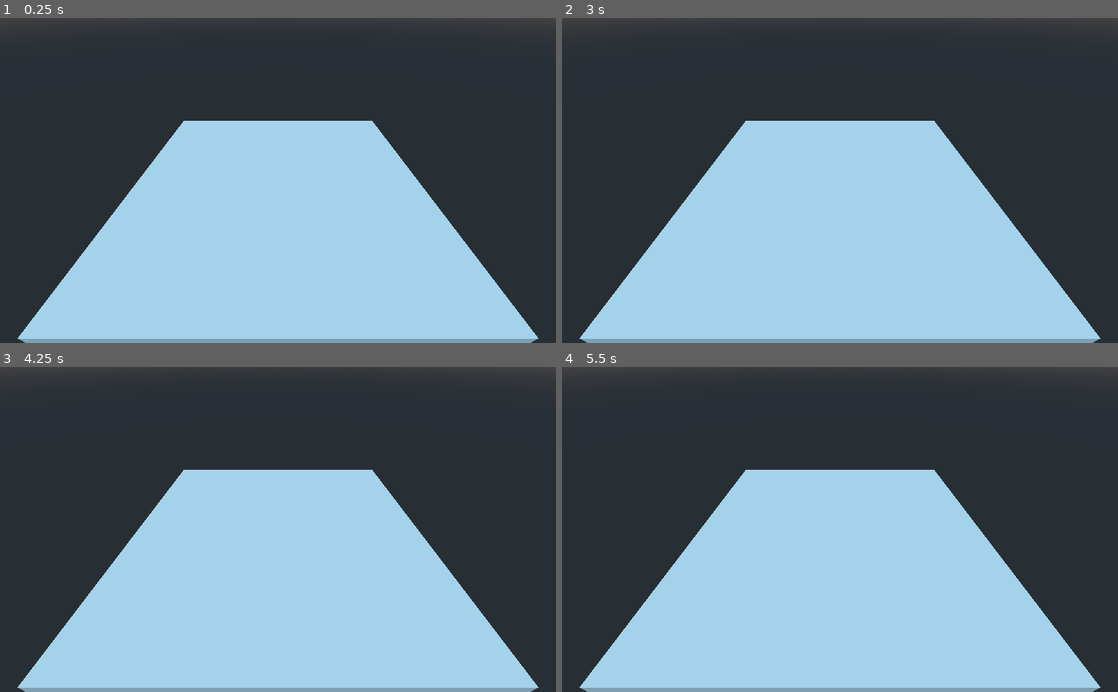
Above: before the commit, frames 1-4 (two rows, left to right).
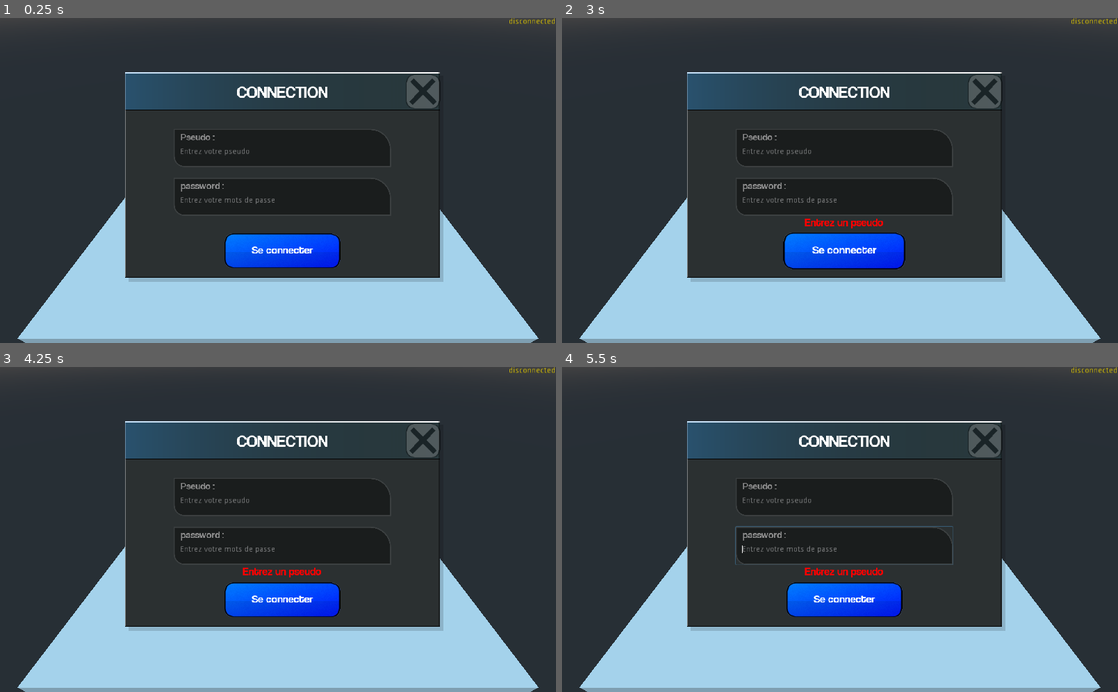
Above: after the commit, the same moments.

Repository: CFProjet/SpiritKingdom
Game: Godot game, scene res://scene/map/test.tscn
Two runs of this game, one before a commit and one after it. Both use one fixed random seed, a clock stepped at 60 frames per second and the inputs below.
Inputs (mouse positions are in pixels of both pictures, inside the frame that each line leads up to):
- Up to frame 1 (0.25 s): no input
- Up to frame 2 (3 s): tap Enter at 0.5, 2 s; move the mouse to (962, 164) at 0.52 s; click (962, 164) at 0.67 s; tap Space at 1.25, 2.75 s; move the mouse to (728, 196) at 1.27 s; click (728, 196) at 1.42 s; move the mouse to (895, 109) at 2.02 s; click (895, 109) at 2.17 s; move the mouse to (812, 245) at 2.77 s; click (812, 245) at 2.92 s
- Up to frame 3 (4.25 s): tap Enter at 3.5 s; move the mouse to (444, 578) at 3.52 s; click (444, 578) at 3.67 s
- Up to frame 4 (5.5 s): tap Space at 4.25 s; move the mouse to (673, 480) at 4.27 s; click (673, 480) at 4.42 s; move the mouse to (867, 529) at 5.02 s; click (867, 529) at 5.17 s

The runs differ from the first frame. In frame 1, 29% of the frame differs, in the area x 22-100%, y 0-82%; in frame 2, 29%; in frame 3, 29%; in frame 4, 29%.

Commit message:
login client

Diff:
--- a/game/project.godot
+++ b/game/project.godot
@@ -19,6 +19,11 @@
 run/main_scene="res://scene/map/test.tscn"
 config/icon="res://icon.png"
 
+[autoload]
+
+WS="*res://script/web_socket.gd"
+CServer="*res://script/client_server.gd"
+
 [rendering]
 
 environment/default_environment="res://default_env.tres"
--- /dev/null
+++ b/game/scene/map/connectionPopup.gd
@@ -0,0 +1,96 @@
+extends Node2D
+
+onready var closeSprite = get_node("btnClose");
+onready var DoneBtn = get_node("doneBtn");
+
+onready var errorTxt = get_node("error");
+onready var pseudoTxt = get_node("pseudo");
+onready var passwordTxt = get_node("password");
+
+var alphaNum : String = "abcdefghijklmnopqrstuvwxyz0123456789_ABCDEFGHIJKLMNOPQRSTUVWXYZ";
+
+signal onConnected
+signal onClosePopup
+
+func _ready():
+	pass # Replace with function body.
+
+
+
+func connection():
+	errorTxt.visible = false;
+	var pseudo = pseudoTxt.text;
+	var password = passwordTxt.text;
+
+	var errorStr = null;
+
+	# CHECK PSEUDO LENGTH
+	if pseudo.length() == 0:
+		errorStr = "Entrez un pseudo";
+	elif pseudo.length() < 4:
+		errorStr = "Pseudo : Trop court";
+	elif pseudo.length() > 15:
+		errorStr = "Pseudo : Trop long";
+
+	# CHECK VALIDE CHAR:
+	if errorStr == null:
+		var i = 0;
+		while i < pseudo.length():
+			var c = pseudo[i];
+			if alphaNum.find(c) < 0:
+				errorStr = "Pseudo : Invalide char ( " + c + " )";
+				break;
+			i += 1;
+
+
+
+	# CHECK PASSWORD LENGTH
+	if errorStr == null:
+		if password.length() == 0:
+			errorStr = "Entrez un password";
+		elif password.length() < 6:
+			errorStr = "Password : Trop court";
+
+	var hashPass = password.sha256_text();
+
+	if errorStr:
+		errorTxt.bbcode_text = "[center]" + errorStr;
+		errorTxt.visible = true;
+	else:
+		CServer.login(pseudo, hashPass, funcref(self, "onLogin"));
+
+func onLogin(serverObj):
+	if serverObj.has("error"):
+		errorTxt.bbcode_text = "[center]" + serverObj.errorStr;
+		errorTxt.visible = true;
+	else:
+		emit_signal("onConnected", serverObj);
+		queue_free();
+
+func onClickBtnDone(event : InputEvent):
+	if event is InputEventMouseButton && event.is_pressed() && event.button_index == BUTTON_LEFT:
+		connection();
+
+
+func _on_btn_close_gui_input(event : InputEvent):
+	if event is InputEventMouseButton && event.is_pressed() && event.button_index == BUTTON_LEFT:
+		emit_signal("onClosePopup");
+		queue_free();
+
+
+func _on_btn_close_mouse_entered():
+	closeSprite.modulate.a = 1;
+
+
+func _on_btn_close_mouse_exited():
+	closeSprite.modulate.a = 0.6;
+
+
+func _on_doneBtn_mouse_entered():
+	DoneBtn.scale.x = 1.05;
+	DoneBtn.scale.y = 1.05;
+
+
+func _on_DoneBtn_mouse_exited():
+	DoneBtn.scale.x = 1;
+	DoneBtn.scale.y = 1;
--- /dev/null
+++ b/game/scene/map/connectionState.gd
@@ -0,0 +1,6 @@
+extends Node2D
+
+onready var text = get_node("RichTextLabel");
+
+func _process(delta):
+	text.bbcode_text = "[right]" + CServer.getConnectionState();
--- a/game/scene/map/test.tscn
+++ b/game/scene/map/test.tscn
@@ -1,4 +1,9 @@
-[gd_scene load_steps=3 format=2]
+[gd_scene load_steps=16 format=2]
+
+[ext_resource path="res://scene/map/connectionState.gd" type="Script" id=1]
+[ext_resource path="res://scene/map/connectionPopup.gd" type="Script" id=2]
+[ext_resource path="res://assets/images/interface/btn_blue.png" type="Texture" id=3]
+[ext_resource path="res://assets/images/interface/close_btn_x64.png" type="Texture" id=4]
 
 [sub_resource type="CubeMesh" id=1]
 size = Vector3( 20, 2, 20 )
@@ -6,9 +11,50 @@
 [sub_resource type="BoxShape" id=2]
 extents = Vector3( 10, 1, 10 )
 
+[sub_resource type="Gradient" id=9]
+colors = PoolColorArray( 0.160784, 0.592157, 0.968627, 0.262745, 0, 0, 0, 0 )
+
+[sub_resource type="GradientTexture" id=10]
+gradient = SubResource( 9 )
+width = 580
+
+[sub_resource type="DynamicFontData" id=3]
+font_path = "res://assets/fonts/normal.ttf"
+
+[sub_resource type="DynamicFont" id=4]
+size = 30
+font_data = SubResource( 3 )
+
+[sub_resource type="StyleBoxFlat" id=11]
+content_margin_left = 12.0
+content_margin_top = 17.0
+bg_color = Color( 0, 0, 0, 0.4 )
+border_width_left = 2
+border_width_top = 2
+border_width_right = 2
+border_width_bottom = 2
+border_color = Color( 0.8, 0.8, 0.8, 0.0941176 )
+corner_radius_top_right = 37
+corner_radius_bottom_left = 19
+
+[sub_resource type="DynamicFontData" id=5]
+font_path = "res://assets/fonts/normal.ttf"
+
+[sub_resource type="DynamicFont" id=6]
+size = 18
+font_data = SubResource( 5 )
+
+[sub_resource type="DynamicFontData" id=7]
+font_path = "res://assets/fonts/normal.ttf"
+
+[sub_resource type="DynamicFont" id=8]
+size = 20
+font_data = SubResource( 7 )
+
 [node name="test" type="Spatial"]
 
 [node name="StaticBody" type="StaticBody" parent="."]
+editor/display_folded = true
 
 [node name="MeshInstance" type="MeshInstance" parent="StaticBody"]
 mesh = SubResource( 1 )
@@ -19,3 +65,202 @@
 
 [node name="Camera" type="Camera" parent="."]
 transform = Transform( 1, 0, 0, 0, 0.78523, 0.619204, 0, -0.619204, 0.78523, 0, 11.2851, 13.24 )
+
+[node name="UID" type="CanvasLayer" parent="."]
+editor/display_folded = true
+
+[node name="connectionState" type="Node2D" parent="UID"]
+editor/display_folded = true
+position = Vector2( 1024, 0 )
+script = ExtResource( 1 )
+
+[node name="RichTextLabel" type="RichTextLabel" parent="UID/connectionState"]
+margin_left = -231.0
+margin_right = -1.0
+margin_bottom = 27.0
+mouse_filter = 2
+custom_colors/default_color = Color( 1, 0.890196, 0, 1 )
+bbcode_enabled = true
+bbcode_text = "[right]Connection state
+"
+text = "Connection state
+"
+scroll_active = false
+
+[node name="connectionPopup" type="Node2D" parent="UID"]
+editor/display_folded = true
+position = Vector2( 230, 100 )
+script = ExtResource( 2 )
+
+[node name="style" type="Node2D" parent="UID/connectionPopup"]
+editor/display_folded = true
+__meta__ = {
+"_edit_group_": true,
+"_edit_lock_": true
+}
+
+[node name="ColorRect3" type="ColorRect" parent="UID/connectionPopup/style"]
+margin_left = 7.0
+margin_top = 7.0
+margin_right = 587.0
+margin_bottom = 387.0
+color = Color( 0, 0, 0, 0.145098 )
+
+[node name="ColorRect" type="ColorRect" parent="UID/connectionPopup/style"]
+margin_right = 580.0
+margin_bottom = 380.0
+color = Color( 0.172549, 0.192157, 0.196078, 1 )
+
+[node name="ColorRect2" type="ColorRect" parent="UID/connectionPopup/style"]
+margin_right = 580.0
+margin_bottom = 70.0
+color = Color( 0.164706, 0.227451, 0.243137, 1 )
+
+[node name="ColorRect4" type="ColorRect" parent="UID/connectionPopup/style"]
+margin_top = 69.0
+margin_right = 580.0
+margin_bottom = 71.0
+color = Color( 0, 0, 0, 1 )
+
+[node name="ColorRect6" type="ColorRect" parent="UID/connectionPopup/style"]
+margin_right = 580.0
+margin_bottom = 2.0
+
+[node name="ColorRect7" type="ColorRect" parent="UID/connectionPopup/style"]
+margin_right = 2.0
+margin_bottom = 379.0
+color = Color( 1, 1, 1, 0.392157 )
+
+[node name="ColorRect8" type="ColorRect" parent="UID/connectionPopup/style"]
+margin_left = 578.0
+margin_right = 580.0
+margin_bottom = 379.0
+color = Color( 0, 0, 0, 0.392157 )
+
+[node name="ColorRect5" type="ColorRect" parent="UID/connectionPopup/style"]
+margin_top = 378.0
+margin_right = 580.0
+margin_bottom = 380.0
+color = Color( 0, 0, 0, 1 )
+
+[node name="Sprite" type="Sprite" parent="UID/connectionPopup/style"]
+scale = Vector2( 1, 68.604 )
+texture = SubResource( 10 )
+centered = false
+
+[node name="title" type="RichTextLabel" parent="UID/connectionPopup"]
+margin_top = 17.0
+margin_right = 580.0
+margin_bottom = 59.0
+custom_fonts/normal_font = SubResource( 4 )
+bbcode_enabled = true
+bbcode_text = "[center]CONNECTION"
+text = "CONNECTION"
+scroll_active = false
+__meta__ = {
+"_edit_lock_": true
+}
+
+[node name="pseudo" type="LineEdit" parent="UID/connectionPopup"]
+editor/display_folded = true
+margin_left = 89.5367
+margin_top = 104.537
+margin_right = 489.537
+margin_bottom = 174.537
+custom_styles/normal = SubResource( 11 )
+max_length = 14
+placeholder_text = "Entrez votre pseudo"
+__meta__ = {
+"_edit_group_": true
+}
+
+[node name="label" type="RichTextLabel" parent="UID/connectionPopup/pseudo"]
+margin_left = 13.0
+margin_top = 3.0
+margin_right = 405.0
+margin_bottom = 43.0
+mouse_filter = 2
+custom_fonts/normal_font = SubResource( 6 )
+custom_colors/default_color = Color( 0.552941, 0.552941, 0.552941, 1 )
+text = "Pseudo :"
+scroll_active = false
+
+[node name="password" type="LineEdit" parent="UID/connectionPopup"]
+editor/display_folded = true
+margin_left = 89.5367
+margin_top = 194.537
+margin_right = 489.537
+margin_bottom = 264.537
+custom_styles/normal = SubResource( 11 )
+max_length = 14
+secret = true
+placeholder_text = "Entrez votre mots de passe"
+__meta__ = {
+"_edit_group_": true
+}
+
+[node name="label" type="RichTextLabel" parent="UID/connectionPopup/password"]
+margin_left = 13.0
+margin_top = 3.0
+margin_right = 405.0
+margin_bottom = 43.0
+mouse_filter = 2
+custom_fonts/normal_font = SubResource( 6 )
+custom_colors/default_color = Color( 0.552941, 0.552941, 0.552941, 1 )
+text = "password :"
+scroll_active = false
+
+[node name="error" type="RichTextLabel" parent="UID/connectionPopup"]
+visible = false
+margin_top = 264.0
+margin_right = 580.0
+margin_bottom = 306.0
+mouse_filter = 2
+custom_fonts/normal_font = SubResource( 8 )
+custom_colors/default_color = Color( 1, 0, 0, 1 )
+bbcode_enabled = true
+bbcode_text = "[center]ERROR"
+text = "ERROR"
+scroll_active = false
+
+[node name="doneBtn" type="Sprite" parent="UID/connectionPopup"]
+position = Vector2( 290, 330 )
+texture = ExtResource( 3 )
+
+[node name="doneBtn" type="Control" parent="UID/connectionPopup/doneBtn"]
+margin_left = -107.0
+margin_top = -28.0
+margin_right = 107.0
+margin_bottom = 32.0
+
+[node name="title" type="RichTextLabel" parent="UID/connectionPopup/doneBtn"]
+margin_left = -104.0
+margin_top = -15.0
+margin_right = 105.0
+margin_bottom = 27.0
+mouse_filter = 2
+custom_fonts/normal_font = SubResource( 8 )
+custom_colors/default_color = Color( 1, 1, 1, 1 )
+bbcode_enabled = true
+bbcode_text = "[center]Se connecter"
+text = "Se connecter"
+scroll_active = false
+
+[node name="look" type="Node" parent="UID/connectionPopup"]
+editor/display_folded = true
+
+[node name="btnClose" type="Sprite" parent="UID/connectionPopup"]
+modulate = Color( 1, 1, 1, 0.360784 )
+position = Vector2( 517, 4 )
+texture = ExtResource( 4 )
+centered = false
+
+[node name="btn_close" type="Control" parent="UID/connectionPopup/btnClose"]
+margin_right = 64.0
+margin_bottom = 64.0
+[connection signal="gui_input" from="UID/connectionPopup/doneBtn/doneBtn" to="UID/connectionPopup" method="onClickBtnDone"]
+[connection signal="mouse_entered" from="UID/connectionPopup/doneBtn/doneBtn" to="UID/connectionPopup" method="_on_doneBtn_mouse_entered"]
+[connection signal="mouse_exited" from="UID/connectionPopup/doneBtn/doneBtn" to="UID/connectionPopup" method="_on_DoneBtn_mouse_exited"]
+[connection signal="gui_input" from="UID/connectionPopup/btnClose/btn_close" to="UID/connectionPopup" method="_on_btn_close_gui_input"]
+[connection signal="mouse_entered" from="UID/connectionPopup/btnClose/btn_close" to="UID/connectionPopup" method="_on_btn_close_mouse_entered"]
+[connection signal="mouse_exited" from="UID/connectionPopup/btnClose/btn_close" to="UID/connectionPopup" method="_on_btn_close_mouse_exited"]
--- /dev/null
+++ b/game/script/client_server.gd
@@ -0,0 +1,40 @@
+extends Node
+
+const TAG_LOGIN = "TAG_LOGIN";
+
+
+var _onLoginCB = null;
+var _loged = false;
+var connected = false;
+
+var serverURL : String = "192.168.1.100:7788";
+
+func _ready():
+	WS.connect("onConnected", self, "onConnectedToServer");
+	WS.connect("onConnectionClosed", self, "onConnectionClosed");
+	WS.startConnection(serverURL);
+
+func getConnectionState():
+	if !connected:
+		return "disconnected";
+	elif !_loged:
+		return "connected to server";
+	else:
+		return "logged to server";
+
+func onConnectedToServer():
+	connected = true;
+
+func onConnectionClosed():
+	connected = false;
+
+
+func login(userName : String, hashPass : String, callback : FuncRef):
+	var obj = {userName = userName, hashPass = hashPass};
+	_onLoginCB = callback;
+	WS.sendServerData(TAG_LOGIN, obj, funcref(self, "onLogin"));
+
+func onLogin(objServer):
+	if !objServer.has("error"):
+		_loged = true;
+	_onLoginCB.call_func(objServer);
--- a/game/script/web_socket.gd
+++ b/game/script/web_socket.gd
@@ -9,7 +9,8 @@
 var dicoCB = {};
 
 signal onConnected
-
+signal onConnectionError
+signal onConnectionClosed
 signal onServerDataReceived;
 signal onClientDataReceived;
 
@@ -73,10 +74,12 @@
 func _connection_closed():
 	print("Connection Closed")
 	connected = false;
+	emit_signal("onConnectionClosed");
 
 func _connection_error():
 	print("Connection Error")
 	connected = false;
+	emit_signal("onConnectionError");
 
 func _process(delta):
 	if ws_client.get_connection_status() == ws_client.CONNECTION_CONNECTING || ws_client.get_connection_status() == ws_client.CONNECTION_CONNECTED:
Binary file added: game/assets/fonts/normal.ttf
Binary file added: game/assets/images/interface/btn_blue.png
Not shown, added: game/assets/images/interface/btn_blue.png.import
Binary file added: game/assets/images/interface/close_btn_x64.png
Not shown, added: game/assets/images/interface/close_btn_x64.png.import
